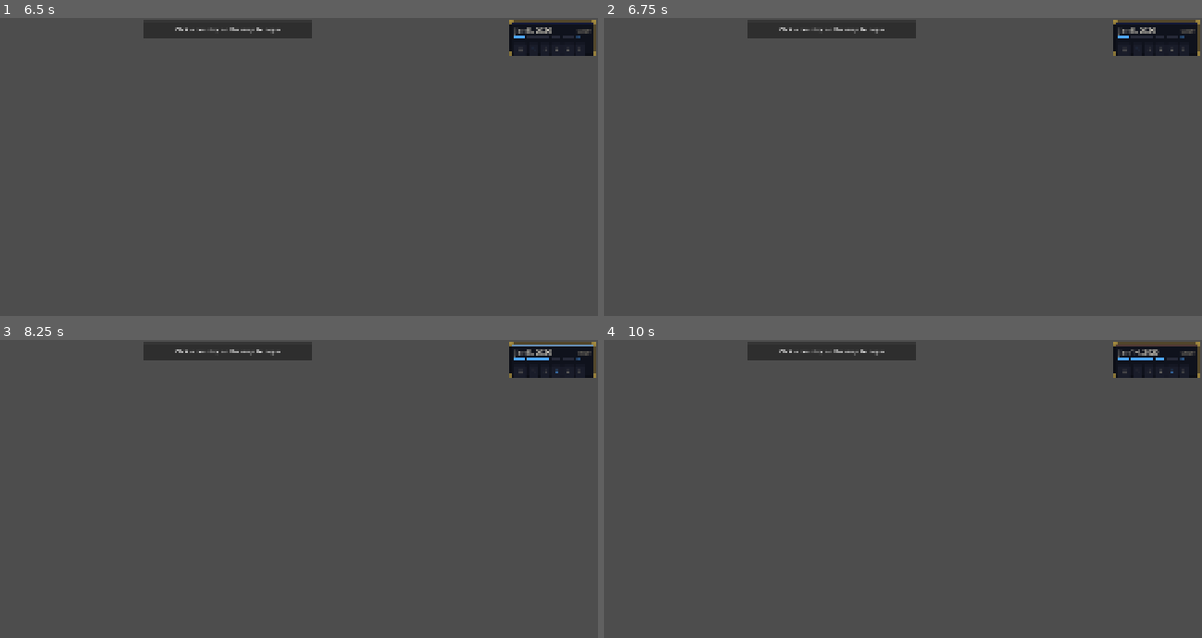
Above: before the commit, frames 1-4 (two rows, left to right).
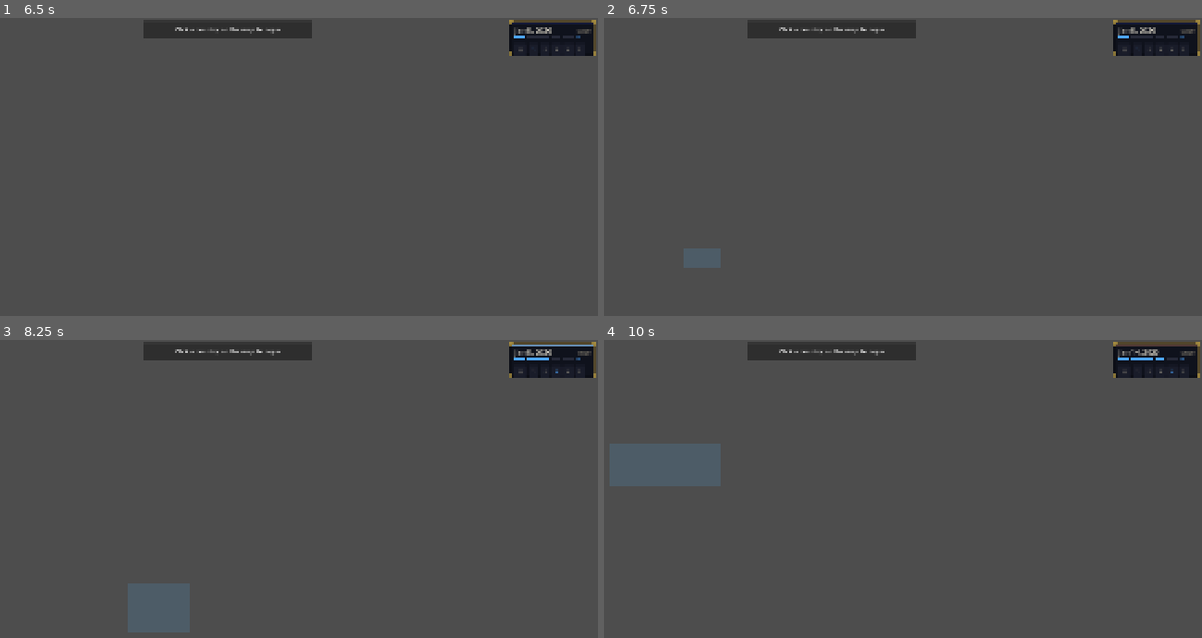
Above: after the commit, the same moments.

Repository: Youfes98/WarStrategyGame
Game: Godot game, scene res://scenes/Main.tscn
Two runs of this game, one before a commit and one after it. Both use one fixed random seed, a clock stepped at 60 frames per second and the inputs below.
Inputs (mouse positions are in pixels of both pictures, inside the frame that each line leads up to):
- Up to frame 1 (6.5 s): click ">" at 0.5 s; click "||" at 1.25 s; click "1" at 2 s; click "2" at 2.75 s; click "3" at 3.5 s; click "4" at 4.25 s; click "5" at 5 s; tap A at 5.75 s; move the mouse to (388, 205) at 5.77 s; hold Right (ui_right) from 5.78 s (still down); hold 1 (speed_1) from 5.78 s (still down); click (388, 205) at 5.92 s
- Up to frame 2 (6.75 s): release Right (ui_right) at 6.5 s; release 1 (speed_1) at 6.5 s; tap A at 6.5 s; drag from (681, 247) to (795, 310) at 6.52 s
- Up to frame 3 (8.25 s): tap A at 7.25, 8 s; move the mouse to (299, 456) at 7.27 s; hold Right (ui_right) 7.28-8 s; hold 3 (speed_3) 7.28-8 s; click (299, 456) at 7.42 s; drag from (191, 632) to (5, 486) at 8.02 s
- Up to frame 4 (10 s): tap A at 8.75, 9.5 s; move the mouse to (1052, 611) at 8.77 s; hold Left (ui_left) 8.78-9.5 s; hold 5 (speed_5) 8.78-9.5 s; click (1052, 611) at 8.92 s; tap Space (pause_game) at 9.4 s; drag from (609, 486) to (723, 444) at 9.52 s

Frame 1 is identical in both runs. In frame 2, 0.4% of the frame differs, in the area x 13-20%, y 77-84%; in frame 3, 1.7%; in frame 4, 2.7%, in the area x 0-20%, y 34-50%.
Error before the commit: Parse Error: Function "_unhandled_input" has the same name as a previously declared function. (res://scripts/map/MapRenderer.gd:312)

Commit message:
Population system, pause menu, MapRenderer input fix
Population:
- Monthly growth based on GDP per capita (demographic transition)
  - Rich countries (>$30K/cap): 0.3% annual
  - Middle ($10-30K): 0.7% annual
  - Developing (<$10K): 1.0% annual
- Stability modifier: low stability → emigration/decline
- War penalty: -0.5% annual during active wars
- ResourceBar shows population with green/red monthly change indicator

Pause Menu (Escape key):
- Dark overlay with centered panel
- Resume, Quick Save (F5), Quick Load (F9), Quit to Desktop
- Pauses game clock when open
- Escape toggles menu on/off

Fixes:
- MapRenderer: merged duplicate _unhandled_input functions
- MapRenderer: re-added left-click → _handle_click on mouse-up
- MapRenderer: removed Escape handling (now in PauseMenu)

Co-Authored-By: Claude Opus 4.6 (1M context) <noreply@anthropic.com>

Diff:
--- a/scenes/Main.tscn
+++ b/scenes/Main.tscn
@@ -10,6 +10,7 @@
 [ext_resource type="Script"      path="res://scripts/ui/ResourceBar.gd"      id="9"]
 [ext_resource type="Script"      path="res://scripts/map/UnitOverlay.gd"     id="10"]
 [ext_resource type="Script"      path="res://scripts/ui/RankingsPanel.gd"    id="11"]
+[ext_resource type="Script"      path="res://scripts/ui/PauseMenu.gd"       id="12"]
 
 [node name="Main" type="Node"]
 script = ExtResource("5")
@@ -79,6 +80,13 @@
 offset_bottom = 480.0
 visible       = false
 
+[node name="PauseMenu" type="Control" parent="HUD"]
+script        = ExtResource("12")
+anchors_preset = 15
+anchor_right  = 1.0
+anchor_bottom = 1.0
+visible       = false
+
 [node name="PickBanner" type="PanelContainer" parent="HUD"]
 anchor_left  = 0.5
 anchor_right = 0.5
--- a/scripts/map/MapRenderer.gd
+++ b/scripts/map/MapRenderer.gd
@@ -270,6 +270,8 @@
 						_finish_box_select()
 						queue_redraw()
 						get_viewport().set_input_as_handled()
+					elif not _dragging:
+						_handle_click(mb.position, mb.shift_pressed)
 			MOUSE_BUTTON_RIGHT:
 				if mb.pressed:
 					_dragging = true
@@ -309,21 +311,6 @@
 				_last_hover_pos = mm.position
 				_handle_hover(mm.position)
 
-func _unhandled_input(event: InputEvent) -> void:
-	if event is InputEventKey:
-		var k := event as InputEventKey
-		if k.pressed and k.keycode == KEY_ESCAPE:
-			if not MilitarySystem.selected_army_ids.is_empty():
-				MilitarySystem.deselect()
-			else:
-				GameState.deselect()
-			get_viewport().set_input_as_handled()
-			return
-	if event is InputEventMouseButton:
-		var mb := event as InputEventMouseButton
-		if mb.button_index == MOUSE_BUTTON_LEFT and mb.pressed and not _dragging and not _box_selecting:
-			_handle_click(mb.position, mb.shift_pressed)
-
 func _handle_click(vp: Vector2, shift: bool = false) -> void:
 	var mp: Vector2 = _wrap_x(_to_map(vp))
 	var rid: String = ProvinceDB.get_iso_at_map_pos(mp)
--- a/scripts/systems/EconomySystem.gd
+++ b/scripts/systems/EconomySystem.gd
@@ -192,6 +192,32 @@
 
 	data["stability"] = clampf(new_stab, 0.0, 100.0)
 
+	# ── 4. POPULATION GROWTH ──────────────────────────────────────────────────
+	# Real-world annual growth rates vary: ~0.5% (developed) to ~3% (developing)
+	# Modifiers: stability, GDP level, war
+	var pop: float = float(data.get("population", 100000))
+	var base_growth_annual: float = 0.01   # 1% base annual
+	# Richer countries grow slower (demographic transition)
+	var gdp_per_cap: float = gdp_raw * 1_000_000_000.0 / maxf(pop, 1.0)
+	if gdp_per_cap > 30000:
+		base_growth_annual = 0.003   # rich: 0.3%
+	elif gdp_per_cap > 10000:
+		base_growth_annual = 0.007   # middle: 0.7%
+	# Low stability = population decline (emigration, conflict deaths)
+	var stab_mod_pop: float = (new_stab - 40.0) / 100.0   # -0.4 to +0.6
+	# War penalty
+	var at_war: bool = false
+	for other: String in GameState.countries:
+		if GameState.is_at_war(iso, other):
+			at_war = true
+			break
+	var war_mod: float = -0.005 if at_war else 0.0   # -0.5% annual during war
+
+	var monthly_growth: float = (base_growth_annual + stab_mod_pop * 0.005 + war_mod) / 12.0
+	var pop_change: float = pop * monthly_growth
+	data["population"] = int(maxf(pop + pop_change, 1000))
+	data["_pop_monthly_change"] = int(pop_change)
+
 	# Only notify UI for player / selected country
 	if iso == GameState.player_iso or iso == GameState.selected_iso:
 		GameState.country_data_changed.emit(iso)
--- /dev/null
+++ b/scripts/ui/PauseMenu.gd
@@ -0,0 +1,106 @@
+## PauseMenu.gd
+## Escape key → pause menu overlay with Save, Load, Resume, Quit.
+extends Control
+
+var _panel: PanelContainer = null
+
+const BG_COLOR:   Color = Color(0.0, 0.0, 0.0, 0.60)
+const PANEL_BG:   Color = Color(0.08, 0.08, 0.10, 0.95)
+const TITLE_COL:  Color = Color(0.85, 0.75, 0.45)
+const BTN_MIN:    Vector2 = Vector2(200, 36)
+
+
+func _ready() -> void:
+	visible = false
+	mouse_filter = Control.MOUSE_FILTER_STOP
+
+	# Full-screen dark overlay
+	var bg := ColorRect.new()
+	bg.color = BG_COLOR
+	bg.set_anchors_preset(Control.PRESET_FULL_RECT)
+	bg.mouse_filter = Control.MOUSE_FILTER_STOP
+	add_child(bg)
+
+	# Centered panel
+	_panel = PanelContainer.new()
+	_panel.custom_minimum_size = Vector2(260, 0)
+	_panel.set_anchors_preset(Control.PRESET_CENTER)
+	_panel.grow_horizontal = Control.GROW_DIRECTION_BOTH
+	_panel.grow_vertical = Control.GROW_DIRECTION_BOTH
+	var style := StyleBoxFlat.new()
+	style.bg_color = PANEL_BG
+	style.corner_radius_top_left = 8
+	style.corner_radius_top_right = 8
+	style.corner_radius_bottom_left = 8
+	style.corner_radius_bottom_right = 8
+	style.content_margin_left = 20
+	style.content_margin_right = 20
+	style.content_margin_top = 20
+	style.content_margin_bottom = 20
+	_panel.add_theme_stylebox_override("panel", style)
+	add_child(_panel)
+
+	var vbox := VBoxContainer.new()
+	vbox.add_theme_constant_override("separation", 10)
+	vbox.alignment = BoxContainer.ALIGNMENT_CENTER
+	_panel.add_child(vbox)
+
+	var title := Label.new()
+	title.text = "GAME PAUSED"
+	title.add_theme_font_size_override("font_size", 18)
+	title.add_theme_color_override("font_color", TITLE_COL)
+	title.horizontal_alignment = HORIZONTAL_ALIGNMENT_CENTER
+	vbox.add_child(title)
+
+	vbox.add_child(HSeparator.new())
+
+	_add_button(vbox, "Resume", _on_resume)
+	_add_button(vbox, "Quick Save (F5)", _on_save)
+	_add_button(vbox, "Quick Load (F9)", _on_load)
+	vbox.add_child(HSeparator.new())
+	_add_button(vbox, "Quit to Desktop", _on_quit)
+
+
+func _add_button(parent: VBoxContainer, text: String, callback: Callable) -> void:
+	var btn := Button.new()
+	btn.text = text
+	btn.custom_minimum_size = BTN_MIN
+	btn.add_theme_font_size_override("font_size", 14)
+	btn.pressed.connect(callback)
+	parent.add_child(btn)
+
+
+func _unhandled_key_input(event: InputEvent) -> void:
+	if event is InputEventKey and event.pressed and not event.echo:
+		if event.keycode == KEY_ESCAPE:
+			if visible:
+				_on_resume()
+			else:
+				_show_menu()
+			get_viewport().set_input_as_handled()
+
+
+func _show_menu() -> void:
+	visible = true
+	GameClock.set_paused(true)
+
+
+func _on_resume() -> void:
+	visible = false
+	GameClock.set_paused(false)
+
+
+func _on_save() -> void:
+	SaveSystem.quicksave()
+	visible = false
+	GameClock.set_paused(false)
+
+
+func _on_load() -> void:
+	SaveSystem.quickload()
+	visible = false
+	GameClock.set_paused(false)
+
+
+func _on_quit() -> void:
+	get_tree().quit()
--- a/scripts/ui/ResourceBar.gd
+++ b/scripts/ui/ResourceBar.gd
@@ -11,6 +11,8 @@
 var _tier_lbl:     Label = null
 var _treasury_lbl: Label = null
 var _balance_lbl:  Label = null
+var _pop_lbl:      Label = null
+var _pop_change:   Label = null
 
 const BG_COLOR: Color = Color(0.06, 0.06, 0.08, 0.92)
 const TIER_COLORS: Dictionary = {
@@ -93,6 +95,28 @@
 	_balance_lbl = Label.new()
 	_balance_lbl.add_theme_font_size_override("font_size", 10)
 	t_col.add_child(_balance_lbl)
+
+	hbox.add_child(VSeparator.new())
+
+	# ── Population ──
+	var p_col := VBoxContainer.new()
+	p_col.add_theme_constant_override("separation", -2)
+	hbox.add_child(p_col)
+
+	var p_hdr := Label.new()
+	p_hdr.text = "POPULATION"
+	p_hdr.add_theme_font_size_override("font_size", 8)
+	p_hdr.add_theme_color_override("font_color", Color(0.45, 0.50, 0.55))
+	p_col.add_child(p_hdr)
+
+	_pop_lbl = Label.new()
+	_pop_lbl.add_theme_font_size_override("font_size", 14)
+	_pop_lbl.add_theme_color_override("font_color", Color(0.85, 0.85, 0.90))
+	p_col.add_child(_pop_lbl)
+
+	_pop_change = Label.new()
+	_pop_change.add_theme_font_size_override("font_size", 10)
+	p_col.add_child(_pop_change)
 
 	GameState.player_country_set.connect(_on_player_set)
 	GameState.country_data_changed.connect(_on_data_changed)
@@ -204,6 +228,26 @@
 		_balance_lbl.text = "$0/mo"
 		_balance_lbl.add_theme_color_override("font_color", Color(0.55, 0.55, 0.55))
 
+	# Population
+	var pop: int = int(data.get("population", 0))
+	_pop_lbl.text = _fmt_pop(pop)
+	var pop_delta: int = int(data.get("_pop_monthly_change", 0))
+	if pop_delta > 0:
+		_pop_change.text = "+%s/mo" % _fmt_pop(pop_delta)
+		_pop_change.add_theme_color_override("font_color", Color(0.40, 0.78, 0.40))
+	elif pop_delta < 0:
+		_pop_change.text = "-%s/mo" % _fmt_pop(absi(pop_delta))
+		_pop_change.add_theme_color_override("font_color", Color(0.90, 0.35, 0.28))
+	else:
+		_pop_change.text = ""
+
+
+func _fmt_pop(p: int) -> String:
+	if p >= 1_000_000_000: return "%.2fB" % (float(p) / 1_000_000_000.0)
+	if p >= 1_000_000:     return "%.1fM" % (float(p) / 1_000_000.0)
+	if p >= 1_000:         return "%.0fK" % (float(p) / 1_000.0)
+	return str(p)
+
 
 func _fmt(b: float) -> String:
 	if absf(b) >= 1000.0: return "$%.1fT" % (b / 1000.0)
Not shown: 1 places in scenes/Main.tscn that only renumber resources
